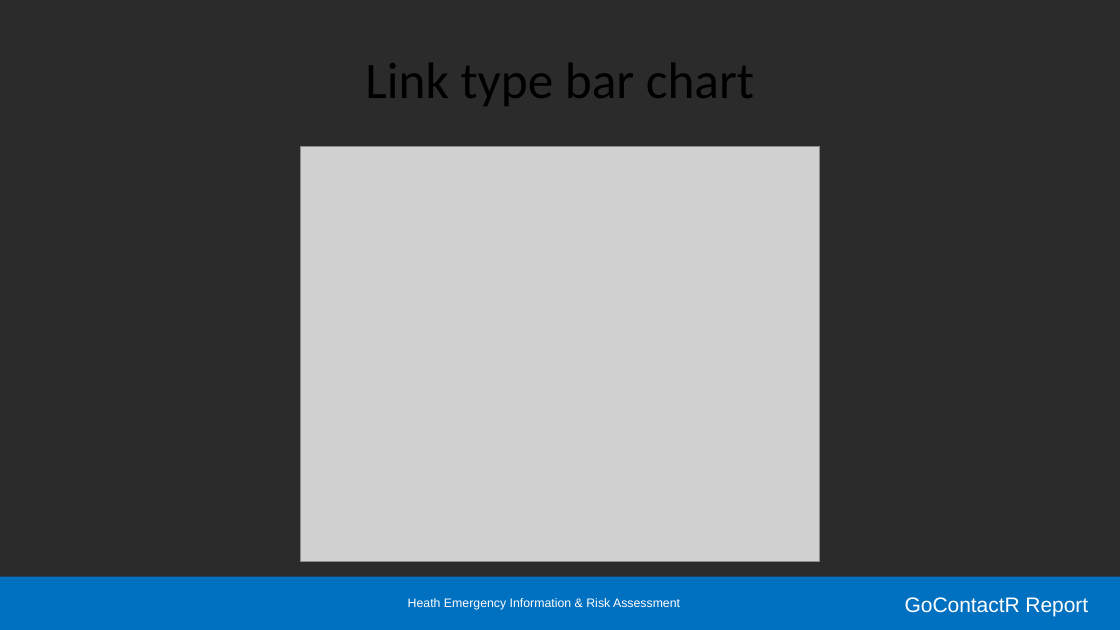
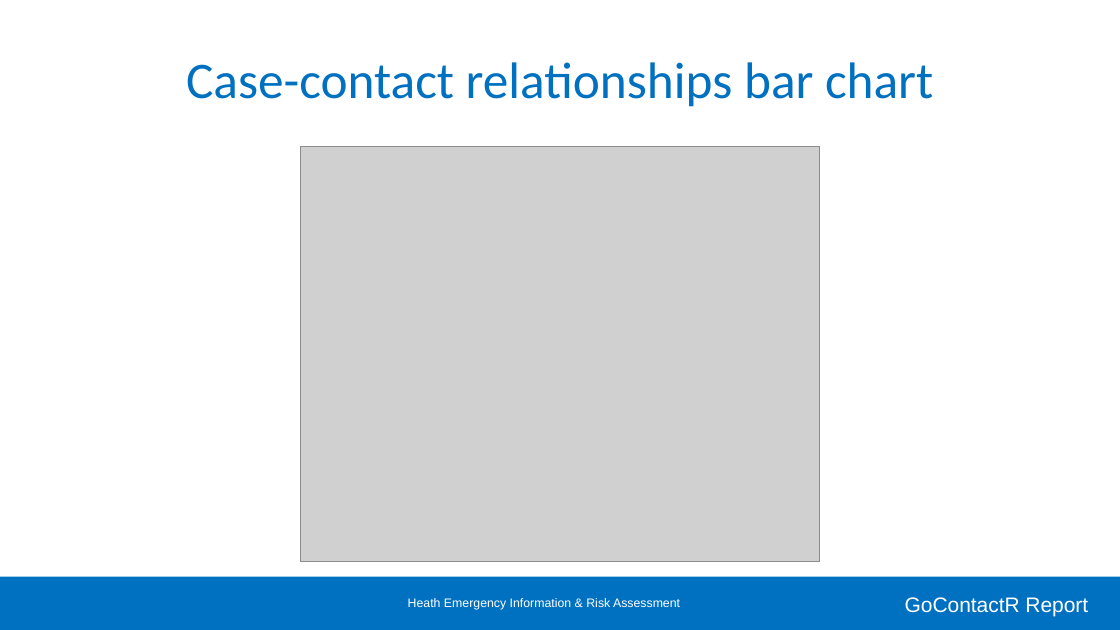
Before and after one commit to kendavidn/GoContactR, a slide deck: slide 24 of markdown/report.pptx (slide 30 before the commit). Drawn at 1120x630 pixels with LibreOffice and Linux fonts; fonts in the diff are those of the drawing; grey boxes stand for pictures; background and template pictures are left out; a plain dark background stands for a picture behind light text. Boxes give left, top, right and bottom in pixels: in the first picture for what was removed or moved away, otherwise in the second. Text is boxed around its words. In the diff, an @@ line names an element or a change of style, - is before the commit and + after.

```diff
--- a/markdown/report.pptx
+++ b/markdown/report.pptx
@@ background picture (left out) to #FFFFFF @@
@@ title at (186,62,933,107): text changed; text colour #000000 to #0070C0 @@
-Link type bar chart
+Case-contact relationships bar chart
```
Also in this commit, not shown: 23 other slides changed, 9 slides added, 13 slides removed, 35 other files.
